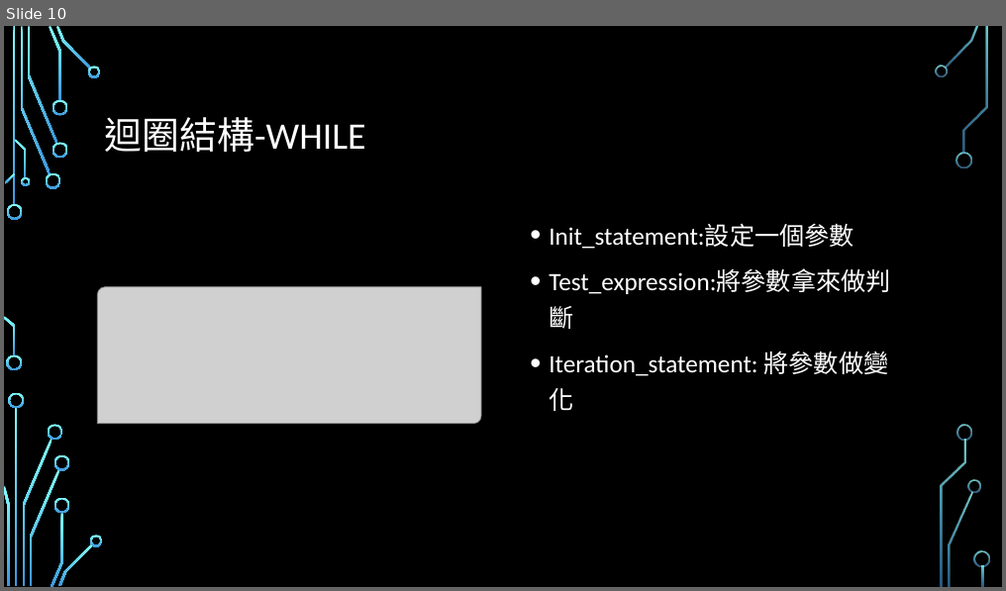
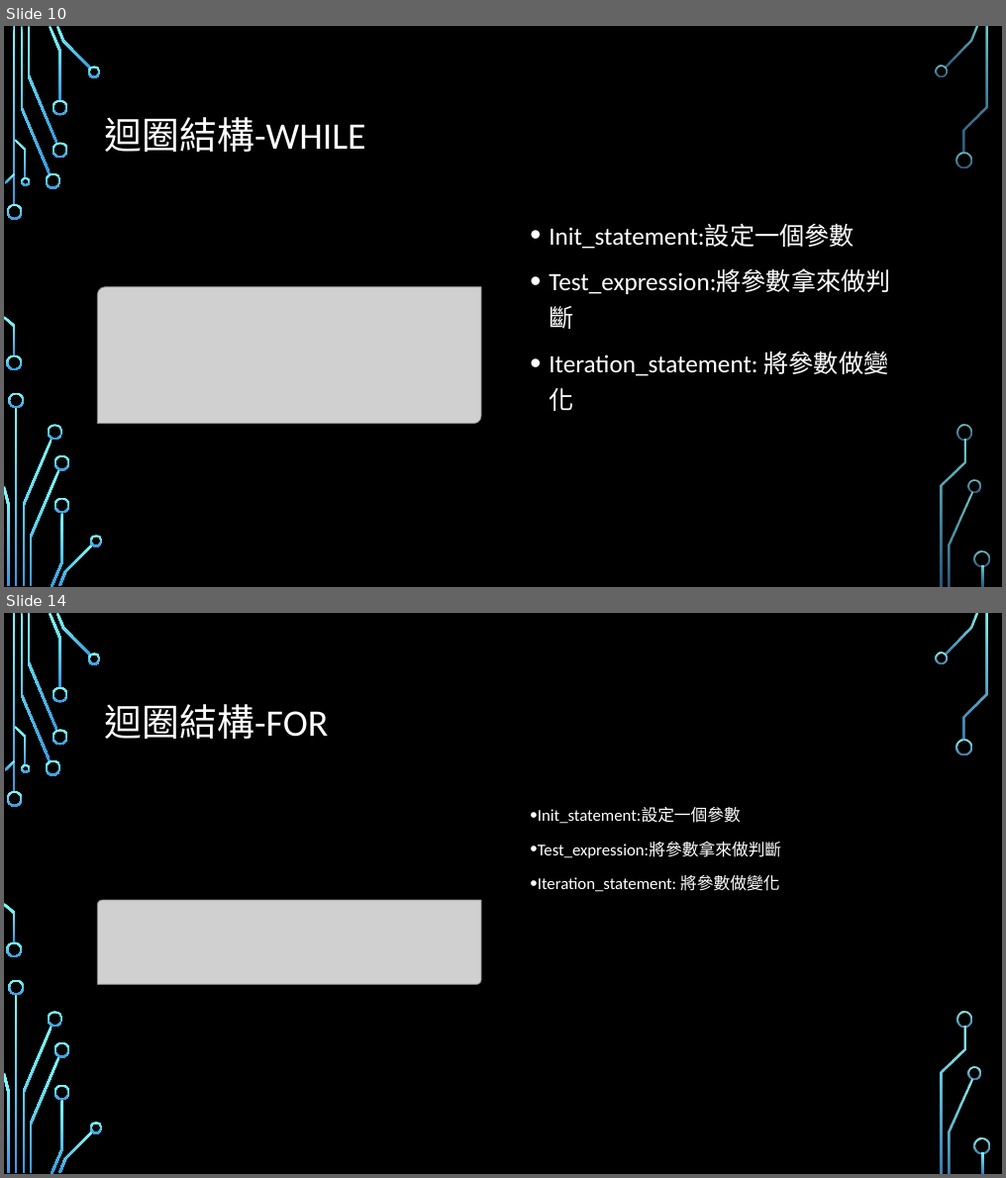
Before and after one commit to Alvin-Lo0729/ncut-java, a slide deck: doc/JAVA0123.pptx. Shown one above the other, each under a label of ours: slide 10 before the commit, slides 10 and 14 after it; the slides between them are not shown. The pictures are 1006x591 and 1006x1178 pixels, drawn with LibreOffice and Linux fonts; fonts in the diff are those of the drawing; grey boxes stand for pictures; background and template pictures are left out. Boxes give left, top, right and bottom in pixels: in the first picture for what was removed or moved away, otherwise in the second. Text is boxed around its words. In the diff, an @@ line names an element or a change of style, - is before the commit and + after.

```diff
--- a/doc/JAVA0123.pptx
+++ b/doc/JAVA0123.pptx
@@ slide 14 added at [4,613,1002,1174], background picture (left out); not listed: 36 template elements that a slide beside it also shows @@
@@ title added at [105,704,328,739], 36 pt, text #FFFFFF @@
+迴圈結構-FOR
@@ text added at [538,808,781,892], 16 pt, text #FFFFFF @@
+• Init_statement:設定一個參數
+• Test_expression:將參數拿來做判斷
+• Iteration_statement: 將參數做變化
@@ picture added at [98,900,481,985] @@
@@ group added at [4,613,990,1174]: 33 freeform shapes, 3 rectangles @@
```
Also in this commit, not shown: 2 slides changed, 5 other slides added, 12 other files.
